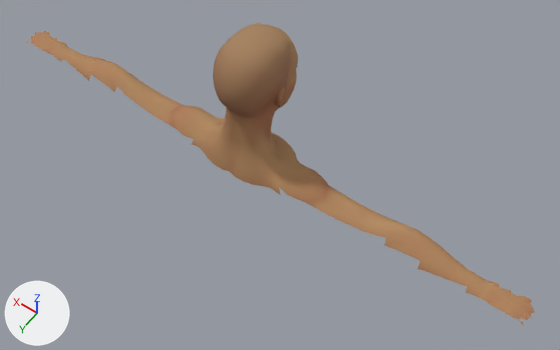
What one commit did to the glTF model games/ironcrown/godot/assets/characters/outfits/Head_Female.gltf.
The view is the same before and after, from a 50 mm camera at (-0.738, 0.954, 2.843) aimed at (-0.122, 0.092, 1.488). Lighting does not change. The marker at lower left points along +X, +Y and +Z. The picture after the commit comes second. Vertices at exactly the same position are counted once.

Names of what the first picture shows: 'Superhero_Female'.
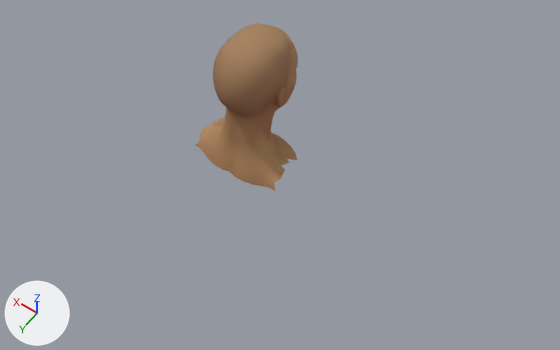
Location of each change, [x1, y1, x2, y2] in pixels of the pictures (560 x 350 px):
'Superhero_Female', reshaped (80% narrower, 44% shorter): before [27, 23, 534, 325]; after [195, 23, 297, 191]
part 1 of me_superhero_female, deleted (brown): before [27, 31, 220, 145]
part 2 of me_superhero_female, deleted (brown): before [274, 159, 534, 325]

What changed in the scene script:
```text
Change me_superhero_female:
    used by ob_superhero_female; location = (0.0, 0.0, 0.0)
    remove me_superhero_female.from_pydata(...)  # 2023 vertices, 3862 faces; spans x -0.726..0.726, y -0.112..0.124, z 1.43..1.767
    add me_superhero_female.from_pydata(...)  # 1683 vertices, 3326 faces; spans x -0.117..0.117, y -0.112..0.124, z 1.436..1.767
    me_superhero_female part 1: 170 vertices removed from x 0.122..0.726, y 0.012..0.103, z 1.43..1.471
    me_superhero_female part 2: 170 vertices removed from x -0.726..-0.122, y 0.012..0.103, z 1.43..1.471
```
